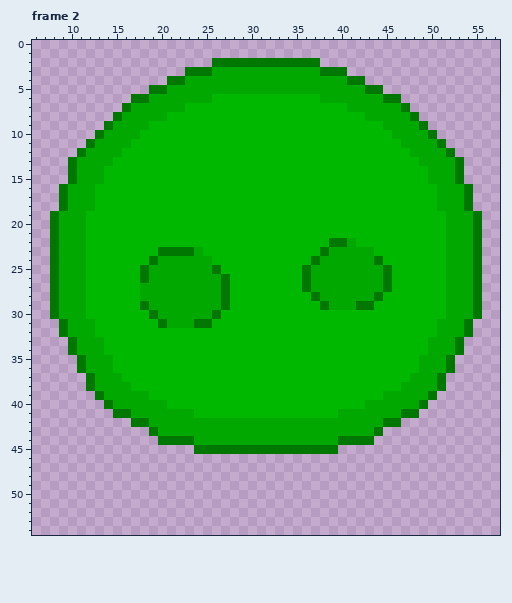
Edited in one commit: pixel-art file (textureCreationFiles/aseprite/slime_big.aseprite). Above: the version before the commit.
64x64 pixels, 3 frames. Shown: frame 2: x 6..57, y 0..54. The commit also changed other frames, which this record leaves out.
New version:
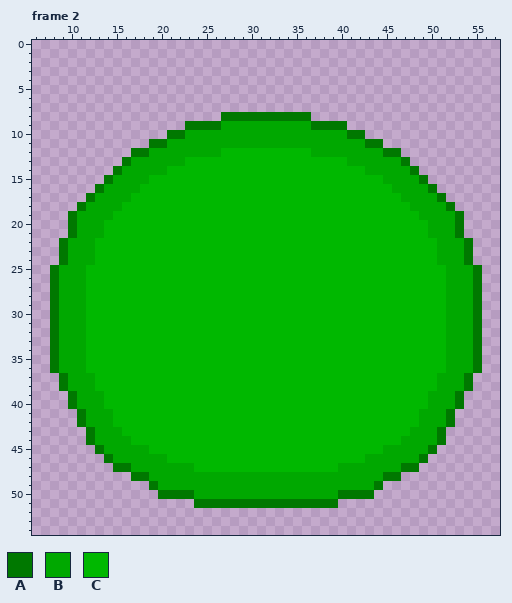
Palette (. is transparent): A #007800  B #00a800  C #00b800
Changes in this commit:
layer "front/front2" now hidden
layer "back" now shown
Frame 2:
y 2: x 26..37 AAAAAAAAAAAA -> ............
y 3: x 23..40 AAABBBBBBBBBBBBAAA -> ..................
y 4: x 21..42 AABBBBBBBBBBBBBBBBBBAA -> ......................
y 5: x 19..44 AABBBBBBBBBBBBBBBBBBBBBBAA -> ..........................
y 6: x 17..46 AABBBBBBBCCCCCCCCCCCCBBBBBBBAA -> ..............................
y 7: x 16..47 ABBBBBBCCCCCCCCCCCCCCCCCCBBBBBBA -> ................................
y 8: x 15..48 ABBBBBCCCCCCCCCCCCCCCCCCCCCCBBBBBA -> ............AAAAAAAAAA............
y 9: x 14..49 ABBBBCCCCCCCCCCCCCCCCCCCCCCCCCCBBBBA -> .........AAAABBBBBBBBBBAAAA.........
y 10: x 13..50 ABBBBCCCCCCCCCCCCCCCCCCCCCCCCCCCCBBBBA -> ........AABBBBBBBBBBBBBBBBBBAA........
y 11: x 12..51 ABBBBCCCCCCCCCCCCCCCCCCCCCCCCCCCCCCBBBBA -> .......AABBBBBBBBBBBBBBBBBBBBBBAA.......
y 12: x 11..26 ABBBBCCCCCCCCCCC -> ......AABBBBBBBB; x 37..52 CCCCCCCCCCCBBBBA -> BBBBBBBBAA......
y 13: x 10..22 ABBBBCCCCCCCC -> ......ABBBBBB; x 41..53 CCCCCCCCBBBBA -> BBBBBBA......
y 14: x 10..20 ABBBCCCCCCC -> .....ABBBBB; x 43..53 CCCCCCCBBBA -> BBBBBA.....
y 15: x 10..18 ABBBCCCCC -> ....ABBBB; x 45..53 CCCCCBBBA -> BBBBA....
y 16: x 9..17 ABBBCCCCC -> ....ABBBB; x 46..54 CCCCCBBBA -> BBBBA....
y 17: x 9..16 ABBBCCCC -> ...ABBBB; x 47..54 CCCCBBBA -> BBBBA...
y 18: x 9..11 ABB -> ..A; x 13..15 CCC -> BBB; x 48..50 CCC -> BBB; x 52..54 BBA -> A..
y 19: x 8..10 ABB -> ..A; x 12..14 CCC -> BBB; x 49..51 CCC -> BBB; x 53..55 BBA -> A..
y 20..21: x 8..10 ABB -> ..A; x 12..13 CC -> BB; x 50..51 CC -> BB; x 53..55 BBA -> A..
y 22: x 8..9 AB -> .A; x 12 C -> B; x 39..41 AAB -> CCC; x 51 C -> B; x 54..55 BA -> A.
y 23: x 8..9 AB -> .A; x 12 C -> B; x 20..24 AAAAB -> CCCCC; x 38..43 ABBBBB -> CCCCCC; x 51 C -> B; x 54..55 BA -> A.
y 24: x 8..9 AB -> .A; x 12 C -> B; x 19..25 ABBBBBB -> CCCCCCC; x 37..44 ABBBBBBA -> CCCCCCCC; x 51 C -> B; x 54..55 BA -> A.
y 25: x 18..26 ABBBBBBBA -> CCCCCCCCC; x 36..45 ABBBBBBBBA -> CCCCCCCCCC
y 26: x 18..27 ABBBBBBBBA -> CCCCCCCCCC; x 36..45 ABBBBBBBBA -> CCCCCCCCCC
y 27: x 18..27 BBBBBBBBBA -> CCCCCCCCCC; x 36..45 ABBBBBBBBA -> CCCCCCCCCC
y 28: x 18..27 BBBBBBBBBA -> CCCCCCCCCC; x 37..44 ABBBBBBA -> CCCCCCCC
y 29: x 18..27 ABBBBBBBBA -> CCCCCCCCCC; x 38..43 ABBBAA -> CCCCCC
y 30: x 19..26 ABBBBBBA -> CCCCCCCC
y 31: x 8..9 .A -> AB; x 12 B -> C; x 20..25 ABBBAA -> CCCCCC; x 51 B -> C; x 54..55 A. -> BA
y 32: x 8..9 .A -> AB; x 12 B -> C; x 51 B -> C; x 54..55 A. -> BA
y 33..34: x 8..10 ..A -> ABB; x 12..13 BB -> CC; x 50..51 BB -> CC; x 53..55 A.. -> BBA
y 35..36: x 8..14 ...ABBB -> ABBBCCC; x 49..55 BBBA... -> CCCBBBA
y 37: x 9..15 ...ABBB -> ABBBCCC; x 48..54 BBBA... -> CCCBBBA
y 38: x 9..16 ...ABBBB -> ABBBCCCC; x 47..54 BBBBA... -> CCCCBBBA
y 39: x 10..18 ...ABBBBB -> ABBBCCCCC; x 45..53 BBBBBA... -> CCCCCBBBA
y 40: x 10..20 ....ABBBBBB -> ABBBCCCCCCC; x 43..53 BBBBBBA.... -> CCCCCCCBBBA
y 41: x 11..23 ....AABBBBBBB -> ABBBCCCCCCCCC; x 40..52 BBBBBBBAA.... -> CCCCCCCCCBBBA
y 42: x 11..52 ......AABBBBBBBBBBBBBBBBBBBBBBBBBBAA...... -> ABBBCCCCCCCCCCCCCCCCCCCCCCCCCCCCCCCCCCBBBA
y 43: x 12..51 .......ABBBBBBBBBBBBBBBBBBBBBBBBA....... -> ABBBCCCCCCCCCCCCCCCCCCCCCCCCCCCCCCCCBBBA
y 44: x 12..51 ........AAAABBBBBBBBBBBBBBBBAAAA........ -> ABBBBCCCCCCCCCCCCCCCCCCCCCCCCCCCCCCBBBBA
y 45: x 13..50 ...........AAAAAAAAAAAAAAAA........... -> ABBBBBCCCCCCCCCCCCCCCCCCCCCCCCCCBBBBBA
y 46: x 14..49 .................................... -> ABBBBBBCCCCCCCCCCCCCCCCCCCCCCBBBBBBA
y 47: x 15..48 .................................. -> AABBBBBBBCCCCCCCCCCCCCCCCBBBBBBBAA
y 48: x 17..46 .............................. -> AABBBBBBBBBBBBBBBBBBBBBBBBBBAA
y 49: x 19..44 .......................... -> ABBBBBBBBBBBBBBBBBBBBBBBBA
y 50: x 20..43 ........................ -> AAAABBBBBBBBBBBBBBBBAAAA
y 51: x 24..39 ................ -> AAAAAAAAAAAAAAAA
Changed places in both pictures, as pixel boxes (x1, y1, x2, y2):
changed: (50, 58, 482, 508)
